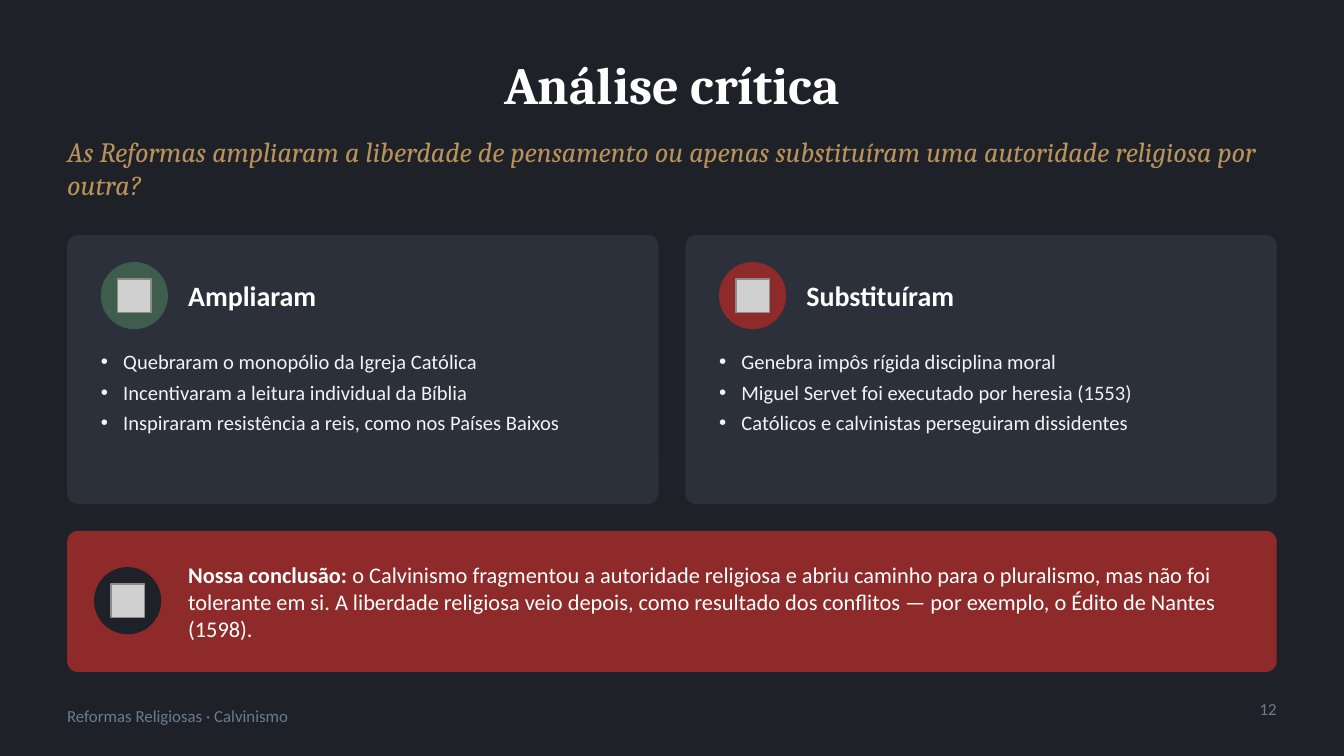
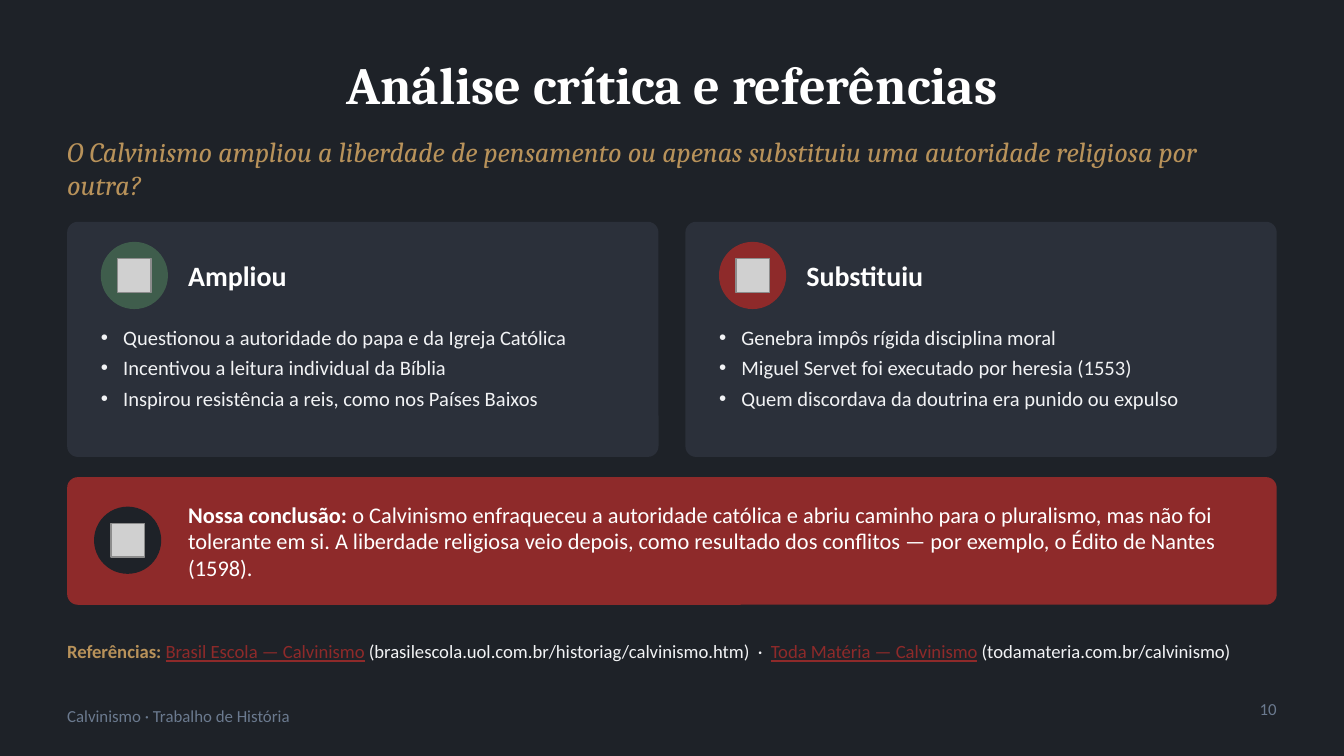
Before and after one commit to ArkhamKnight15/claude, a slide deck: slide 10 of trabalho-calvinismo/Calvinismo.pptx (slide 12 before the commit). Drawn at 1344x756 pixels with LibreOffice and Linux fonts; fonts in the diff are those of the drawing; grey boxes stand for pictures. Boxes give left, top, right and bottom in pixels: in the first picture for what was removed or moved away, otherwise in the second. Text is boxed around its words. In the diff, an @@ line names an element or a change of style, - is before the commit and + after.

```diff
--- a/trabalho-calvinismo/Calvinismo.pptx
+++ b/trabalho-calvinismo/Calvinismo.pptx
@@ title at bbox=[347, 66, 997, 105]: text changed @@
-Análise crítica
+Análise crítica e referências
@@ text at bbox=[67, 142, 1197, 195]: text changed @@
-As Reformas ampliaram a liberdade de pensamento ou apenas substituíram uma autoridade religiosa por outra?
+O Calvinismo ampliou a liberdade de pensamento ou apenas substituiu uma autoridade religiosa por outra?
@@ rounded rectangle: place and size @@
-rounded rectangle at bbox=[67, 235, 659, 504]
+rounded rectangle at bbox=[67, 222, 659, 457]
@@ rounded rectangle: place and size @@
-rounded rectangle at bbox=[685, 235, 1277, 504]
+rounded rectangle at bbox=[685, 222, 1277, 457]
@@ text added at bbox=[188, 266, 286, 291], 15 pt, text #FFFFFF, bold @@
+Ampliou
@@ 2 pictures, 2 ellipses: place and size @@
-2 pictures, 2 ellipses at bbox=[101, 262, 786, 329]
+2 pictures, 2 ellipses at bbox=[101, 242, 786, 309]
@@ text added at bbox=[806, 266, 923, 286], 15 pt, text #FFFFFF, bold @@
+Substituiu
@@ text removed at bbox=[188, 286, 316, 311] @@
-Ampliaram
@@ text removed at bbox=[806, 286, 954, 306] @@
-Substituíram
@@ text "Genebra impôs rígida disciplina moral": place and size @@
-text "Genebra impôs rígida disciplina moral" at bbox=[741, 354, 1131, 434]
+text "Genebra impôs rígida disciplina moral" at bbox=[741, 330, 1178, 410]
@@ text at bbox=[123, 330, 566, 410]: text changed @@
-• Quebraram o monopólio da Igreja Católica
-• Incentivaram a leitura individual da Bíblia
-• Inspiraram resistência a reis, como nos Países Baixos
+• Questionou a autoridade do papa e da Igreja Católica
+• Incentivou a leitura individual da Bíblia
+• Inspirou resistência a reis, como nos Países Baixos
@@ text at bbox=[741, 391, 1178, 410]: text changed @@
-• Católicos e calvinistas perseguiram dissidentes
+• Quem discordava da doutrina era punido ou expulso
@@ proportions changed in 3 elements at bbox=[67, 222, 659, 457], bbox=[685, 222, 1277, 457], bbox=[67, 477, 1277, 605] @@
@@ rounded rectangle: place and size @@
-rounded rectangle at bbox=[67, 531, 1277, 672]
+rounded rectangle at bbox=[67, 477, 1277, 605]
@@ ellipse: place and size @@
-ellipse at bbox=[94, 567, 161, 634]
+ellipse at bbox=[94, 507, 161, 574]
@@ text at bbox=[188, 507, 1215, 579]: text changed @@
-Nossa conclusão: o Calvinismo fragmentou a autoridade religiosa e abriu caminho para o pluralismo, mas não foi tolerante em si. A liberdade religiosa veio depois, como resultado dos conflitos — por exemplo, o Édito de Nantes (1598).
+Nossa conclusão: o Calvinismo enfraqueceu a autoridade católica e abriu caminho para o pluralismo, mas não foi tolerante em si. A liberdade religiosa veio depois, como resultado dos conflitos — por exemplo, o Édito de Nantes (1598).
@@ picture: place and size @@
-picture at bbox=[110, 583, 144, 617]
+picture at bbox=[110, 524, 144, 558]
@@ text added at bbox=[67, 644, 1231, 662], 10 pt, text #F2F3F5 @@
+Referências: Brasil Escola — Calvinismo (brasilescola.uol.com.br/historiag/calvinismo.htm) · Toda Matéria — Calvinismo (todamateria.com.br/calvinismo)
@@ text at bbox=[67, 710, 290, 722]: text changed @@
-Reformas Religiosas · Calvinismo
+Calvinismo · Trabalho de História
@@ page number at bbox=[1260, 704, 1277, 715]: text changed @@
-12
+10
```
Also in this commit, not shown: 8 other slides changed, 1 slide added, 4 slides removed, 1 other file.
